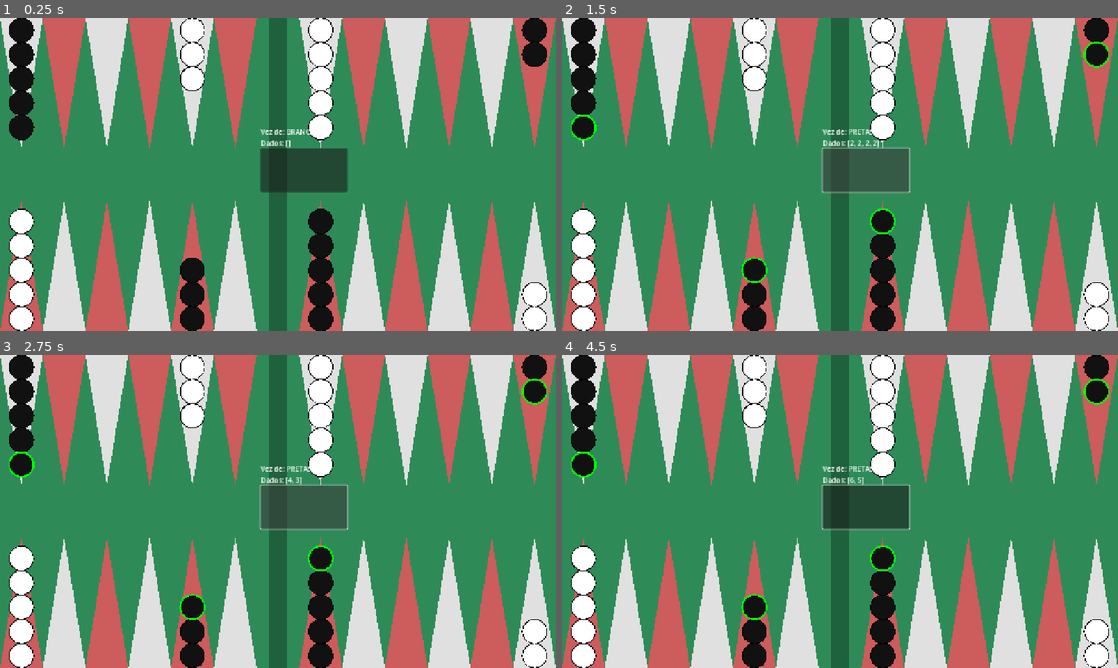
Above: before the commit, frames 1-4 (two rows, left to right).
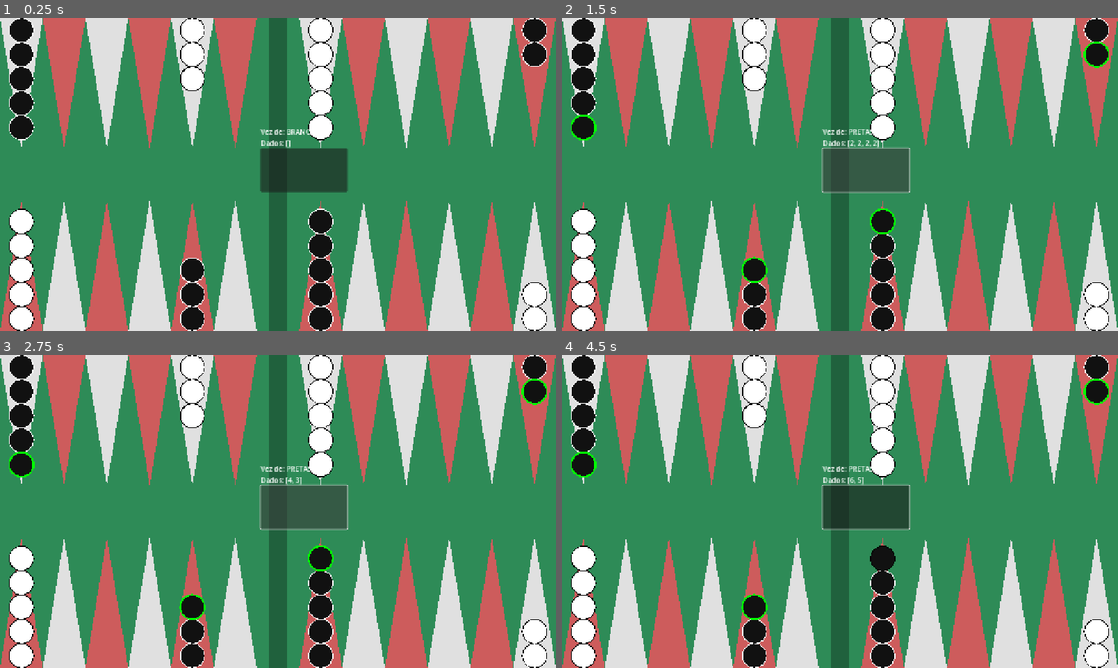
Above: after the commit, the same moments.

Repository: tiagostrey/backgammon-godot
Game: Godot game, scene res://main.tscn
Same seed, same stepped clock (60 frames per second), same inputs: the game is played once before the commit and once after it.
Inputs (mouse positions are in pixels of both pictures, inside the frame that each line leads up to):
- Up to frame 1 (0.25 s): no input
- Up to frame 2 (1.5 s): click (867, 171) at 0.5 s; click (867, 171) at 1.25 s
- Up to frame 3 (2.75 s): click (305, 508) at 2 s
- Up to frame 4 (4.5 s): tap Enter at 2.75, 4.25 s; move the mouse to (962, 495) at 2.77 s; click (962, 495) at 2.92 s; tap Space at 3.5 s; move the mouse to (728, 527) at 3.52 s; click (728, 527) at 3.67 s; move the mouse to (895, 442) at 4.27 s; click (895, 442) at 4.42 s

The runs differ from the first frame. In frame 1, 0.5% of the frame differs, in the area x 1-99%, y 0-100%; in frame 2, 0.4%; in frame 3, 0.4%; in frame 4, 0.5%.

Commit message:
Valida destino para autorizar seleção das peças e bloqueia casass enquanto houver peças na barra

Diff:
--- a/main.gd
+++ b/main.gd
@@ -1,13 +1,14 @@
 extends Node2D
 
 # --- CONFIGURAÇÕES VISUAIS ---
-const COR_FUNDO = Color("#2e8b57")
-const COR_TRIANGULO_1 = Color("#e0e0e0")
-const COR_TRIANGULO_2 = Color("#cd5c5c")
+const COR_FUNDO = Color("#2e8b57") # Verde Feltro
+const COR_TRIANGULO_1 = Color("#e0e0e0") # Cinza Claro
+const COR_TRIANGULO_2 = Color("#cd5c5c") # Vermelho Indiano
 const COR_BRANCAS = Color("#ffffff")
 const COR_PRETAS = Color("#111111")
-const COR_MOVEL = Color("#00FF00")   # Verde Neon
-
+const COR_MOVEL = Color("#00FF00")   # Verde Neon (Dica/Seleção)
+
+# Medidas (Baseado na tela 1280x720)
 const LARGURA_CASA = 1280.0 / 13.0
 const ALTURA_CASA = 720.0 * 0.4
 const RAIO_PECA = 28.0
@@ -15,10 +16,10 @@
 # --- ESTADO DO JOGO ---
 var board: Array[int] = []
 var dados_disponiveis: Array[int] = []
-var casa_selecionada: int = -1
+var casa_selecionada: int = -1 # -1 = Nenhuma, 99 = Barra
 var turno_atual: int = 1 # 1 = Brancas, -1 = Pretas
 
-# Novas Variáveis para a BARRA (Peças comidas)
+# Peças comidas (Barra)
 var bar_brancas: int = 0
 var bar_pretas: int = 0
 
@@ -31,15 +32,18 @@
 func iniciar_tabuleiro():
 	board.resize(24)
 	board.fill(0)
+
+	# Setup Inicial Padrão
 	board[0] = 2; board[11] = 5; board[16] = 3; board[18] = 5
 	board[23] = -2; board[12] = -5; board[7] = -3; board[5] = -5
 
-	# Reseta a barra
 	bar_brancas = 0
 	bar_pretas = 0
 
 	turno_atual = 1
 	dados_disponiveis = []
+	casa_selecionada = -1
+
 	queue_redraw()
 
 func _input(event):
@@ -48,14 +52,20 @@
 
 func detectar_casa_clicada(pos_mouse: Vector2):
 	var coluna_visual = int(pos_mouse.x / LARGURA_CASA)
-	if coluna_visual == 6: return # Clicou na barra (visualmente)
-
+
+	# 1. Detecta clique na Barra Central (Coluna 6 visualmente)
+	if coluna_visual == 6:
+		gerenciar_clique(99) # 99 é o código da Barra
+		return
+
+	# 2. Ajusta coluna para pular a barra no cálculo do índice
 	var coluna_ajustada = coluna_visual
 	if coluna_visual > 6: coluna_ajustada -= 1
 
 	var eh_topo = pos_mouse.y < (720 / 2)
 	var indice = -1
 
+	# 3. Calcula índice do array (0-23)
 	if eh_topo: indice = 12 + coluna_ajustada
 	else:       indice = 11 - coluna_ajustada
 
@@ -63,27 +73,56 @@
 		gerenciar_clique(indice)
 
 func gerenciar_clique(indice: int):
+	# Verifica se tem alguém preso na barra da cor atual
+	var tem_peca_na_barra = (turno_atual == 1 and bar_brancas > 0) or (turno_atual == -1 and bar_pretas > 0)
+
 	# CENÁRIO 1: Nada selecionado -> Tenta SELECIONAR
 	if casa_selecionada == -1:
-		if board[indice] != 0 and sign(board[indice]) == turno_atual:
+
+		# A. OBRIGAÇÃO DE SAIR DA BARRA
+		if tem_peca_na_barra:
+			if indice == 99:
+				if dados_disponiveis.size() > 0:
+					# Verifica se é possível sair (se não está bloqueado)
+					var destinos = calcular_destinos_validos(99)
+					if destinos.size() > 0:
+						casa_selecionada = 99
+						print("Selecionou a BARRA para entrar.")
+					else:
+						print("Bloqueado! Casas de entrada estão fechadas.")
+				else:
+					print("Role os dados para sair da barra.")
+			else:
+				print("MOVIMENTO ILEGAL: Você tem peças na barra! Clique no centro.")
+			queue_redraw()
+			return
+
+		# B. SELEÇÃO NORMAL (Só se não tiver peça na barra)
+		# Verifica se clicou numa casa válida, com peça da cor certa
+		if indice != 99 and board[indice] != 0 and sign(board[indice]) == turno_atual:
 			if dados_disponiveis.size() > 0:
-				casa_selecionada = indice
+				# Verifica se a peça tem movimentos possíveis antes de deixar selecionar
+				var destinos = calcular_destinos_validos(indice)
+				if destinos.size() > 0:
+					casa_selecionada = indice
+					print("Selecionou casa ", indice)
+				else:
+					print("Peça bloqueada! Não há movimentos válidos.")
 			else:
 				print("Sem dados! Role os dados primeiro.")
-		else:
-			print("Não é sua vez ou casa vazia.")
 
 	# CENÁRIO 2: Algo selecionado -> Tenta MOVER
 	else:
 		if casa_selecionada == indice:
-			casa_selecionada = -1 # Cancela
+			casa_selecionada = -1 # Cancela ao clicar na mesma peça
 		else:
-			var movimentos = calcular_destinos_validos(casa_selecionada)
-			if indice in movimentos:
+			# Verifica se o clique foi num destino válido
+			var destinos = calcular_destinos_validos(casa_selecionada)
+			if indice in destinos:
 				mover_peca(casa_selecionada, indice)
 				casa_selecionada = -1
 			else:
-				casa_selecionada = -1
+				casa_selecionada = -1 # Cancela se clicar em lugar inválido
 
 	queue_redraw()
 
@@ -91,103 +130,148 @@
 	var destinos = []
 	var direcao = 1 if turno_atual == 1 else -1
 
-	for valor_dado in dados_disponiveis:
-		var destino_potencial = origem + (valor_dado * direcao)
-
-		if destino_potencial >= 0 and destino_potencial <= 23:
-			var qtd_destino = board[destino_potencial]
-
-			# REGRA DE MOVIMENTO + COMER:
-			# 1. Casa Vazia (0) -> Pode
-			# 2. Minha cor (sign == turno) -> Pode
-			# 3. Inimigo SOZINHO (abs == 1 e sign != turno) -> PODE COMER!
-			if qtd_destino == 0 or sign(qtd_destino) == turno_atual:
-				destinos.append(destino_potencial)
-			elif abs(qtd_destino) == 1 and sign(qtd_destino) != turno_atual:
-				destinos.append(destino_potencial) # Blot Inimigo detectado
+	# CASO ESPECIAL: Saindo da Barra (Origem 99)
+	if origem == 99:
+		for valor_dado in dados_disponiveis:
+			var destino_potencial = -1
+			if turno_atual == 1: # Brancas entram no 0-5 (baseado no dado)
+				destino_potencial = valor_dado - 1
+			else: # Pretas entram no 23-18
+				destino_potencial = 24 - valor_dado
+
+			validar_e_adicionar_destino(destinos, destino_potencial)
+
+	# CASO NORMAL: Movendo no Tabuleiro
+	else:
+		for valor_dado in dados_disponiveis:
+			var destino_potencial = origem + (valor_dado * direcao)
+			if destino_potencial >= 0 and destino_potencial <= 23:
+				validar_e_adicionar_destino(destinos, destino_potencial)
 
 	return destinos
+
+func validar_e_adicionar_destino(lista_destinos: Array, casa_alvo: int):
+	var qtd_destino = board[casa_alvo]
+
+	# Regra 1: Casa Vazia -> Pode
+	# Regra 2: Casa com peças minhas -> Pode
+	# Regra 3: Casa com APENAS 1 inimigo (Blot) -> Pode comer
+	if qtd_destino == 0 or sign(qtd_destino) == turno_atual:
+		lista_destinos.append(casa_alvo)
+	elif abs(qtd_destino) == 1 and sign(qtd_destino) != turno_atual:
+		lista_destinos.append(casa_alvo)
 
 func mover_peca(origem: int, destino: int):
 	var valor_peca = 1 if turno_atual == 1 else -1
 
-	# LÓGICA DE COMER (HIT)
-	# Se o destino não está vazio e tem sinal diferente, é um inimigo
+	# 1. PROCESSA HIT (Comer peça inimiga)
 	if board[destino] != 0 and sign(board[destino]) != turno_atual:
+		board[destino] = 0 # Zera a casa
+		if turno_atual == 1: bar_pretas += 1
+		else:                bar_brancas += 1
 		print("Comeu peça adversária!")
-		# Remove a peça inimiga do tabuleiro
-		board[destino] = 0
-		# Manda para a barra correta
-		if turno_atual == 1: # Eu sou branco, comi uma preta
-			bar_pretas += 1
-		else: # Eu sou preto, comi uma branca
-			bar_brancas += 1
-
-	# Movimento Padrão
-	board[origem] -= valor_peca
+
+	# 2. REMOVE DA ORIGEM
+	if origem == 99:
+		if turno_atual == 1: bar_brancas -= 1
+		else:                bar_pretas -= 1
+	else:
+		board[origem] -= valor_peca
+
+	# 3. ADICIONA NO DESTINO
 	board[destino] += valor_peca
 
-	# Consome Dado
-	var distancia = abs(destino - origem)
+	# 4. CONSOME O DADO
+	var distancia = 0
+	if origem == 99:
+		if turno_atual == 1: distancia = destino + 1
+		else:                distancia = 24 - destino
+	else:
+		distancia = abs(destino - origem)
+
 	if distancia in dados_disponiveis:
-		dados_disponiveis.erase(distancia)
+		dados_disponiveis.erase(distancia) # Remove apenas a primeira ocorrência
 
 	atualizar_interface()
 
 func rolar_dados():
+	# Passa a vez automaticamente se não houver dados (simplificação)
 	if dados_disponiveis.size() == 0:
 		turno_atual = -turno_atual
 
 	var d1 = randi_range(1, 6)
 	var d2 = randi_range(1, 6)
 
-	if d1 == d2:
-		dados_disponiveis = [d1, d1, d1, d1]
-	else:
-		dados_disponiveis = [d1, d2]
+	if d1 == d2: dados_disponiveis = [d1, d1, d1, d1] # Duplo
+	else:        dados_disponiveis = [d1, d2]
 
 	atualizar_interface()
 	queue_redraw()
 
 func atualizar_interface():
 	if has_node("LblResultado"):
-		var nome_jogador = "BRANCAS" if turno_atual == 1 else "PRETAS"
-		var texto = "Vez de: " + nome_jogador + "\nDados: " + str(dados_disponiveis)
-		$LblResultado.text = texto
-
-# --- DESENHO ---
+		var nome = "BRANCAS" if turno_atual == 1 else "PRETAS"
+		$LblResultado.text = "Vez de: " + nome + "\nDados: " + str(dados_disponiveis)
+
+# --- SISTEMA DE DESENHO ---
 func _draw():
 	draw_rect(Rect2(0, 0, 1280, 720), COR_FUNDO)
 
-	# 1. Desenha a BARRA (Corredor Central)
+	# Linha da Barra Central
 	var centro_x = 1280.0 / 2.0
 	draw_line(Vector2(centro_x, 0), Vector2(centro_x, 720), Color(0, 0, 0, 0.3), 40.0)
 
-	# Desenha peças na barra
+	# Desenha peças presas na barra
 	desenhar_pecas_na_barra()
 
-	# 2. Desenha Casas e Peças Normais
+	# Calcula destinos para desenhar contornos
 	var destinos_validos = []
 	if casa_selecionada != -1:
 		destinos_validos = calcular_destinos_validos(casa_selecionada)
 
+	# Desenha o tabuleiro
 	for i in range(24):
 		desenhar_casa(i, destinos_validos)
 
 func desenhar_pecas_na_barra():
 	var centro_x = 1280.0 / 2.0
 
-	# Desenha Brancas (Geralmente no topo ou centro)
+	# Peças Brancas (Barra)
 	for i in range(bar_brancas):
 		var pos = Vector2(centro_x, 200 + (i * RAIO_PECA * 2.5))
-		draw_circle(pos, RAIO_PECA, COR_BRANCAS)
-		draw_arc(pos, RAIO_PECA, 0, 360, 32, Color.BLACK, 2.0)
-
-	# Desenha Pretas
+		var cor = COR_BRANCAS
+		if casa_selecionada == 99 and turno_atual == 1 and i == bar_brancas - 1:
+			cor = COR_MOVEL
+
+		draw_circle(pos, RAIO_PECA, cor)
+
+		# Dica visual (Anel Verde) na barra
+		var pode_sair = calcular_destinos_validos(99).size() > 0
+		if turno_atual == 1 and casa_selecionada == -1 and dados_disponiveis.size() > 0 and i == bar_brancas - 1:
+			if pode_sair:
+				draw_arc(pos, RAIO_PECA, 0, 360, 32, COR_MOVEL, 4.0)
+			else:
+				draw_arc(pos, RAIO_PECA, 0, 360, 32, Color.RED, 2.0) # Bloqueado
+		else:
+			draw_arc(pos, RAIO_PECA, 0, 360, 32, Color.BLACK, 2.0)
+
+	# Peças Pretas (Barra)
 	for i in range(bar_pretas):
 		var pos = Vector2(centro_x, 520 - (i * RAIO_PECA * 2.5))
-		draw_circle(pos, RAIO_PECA, COR_PRETAS)
-		draw_arc(pos, RAIO_PECA, 0, 360, 32, Color.WHITE, 2.0) # Borda branca para ver no fundo escuro
+		var cor = COR_PRETAS
+		if casa_selecionada == 99 and turno_atual == -1 and i == bar_pretas - 1:
+			cor = COR_MOVEL
+
+		draw_circle(pos, RAIO_PECA, cor)
+
+		var pode_sair = calcular_destinos_validos(99).size() > 0
+		if turno_atual == -1 and casa_selecionada == -1 and dados_disponiveis.size() > 0 and i == bar_pretas - 1:
+			if pode_sair:
+				draw_arc(pos, RAIO_PECA, 0, 360, 32, COR_MOVEL, 4.0)
+			else:
+				draw_arc(pos, RAIO_PECA, 0, 360, 32, Color.RED, 2.0) # Bloqueado
+		else:
+			draw_arc(pos, RAIO_PECA, 0, 360, 32, Color.WHITE, 2.0)
 
 func desenhar_casa(indice: int, destinos_validos: Array):
 	var eh_topo = (indice >= 12)
@@ -200,6 +284,7 @@
 	var pos_y_base = 0 if eh_topo else 720
 	var pos_y_ponta = 300 if eh_topo else 420
 
+	# Triângulos
 	var cor_triangulo = COR_TRIANGULO_1 if indice % 2 == 0 else COR_TRIANGULO_2
 	var pontos = PackedVector2Array([
 		Vector2(pos_x - LARGURA_CASA/2, pos_y_base),
@@ -208,15 +293,12 @@
 	])
 	draw_colored_polygon(pontos, cor_triangulo)
 
+	# Contorno Verde (Destino)
 	if indice in destinos_validos:
-		var pontos_contorno = PackedVector2Array([
-			Vector2(pos_x - LARGURA_CASA/2, pos_y_base),
-			Vector2(pos_x, pos_y_ponta),
-			Vector2(pos_x + LARGURA_CASA/2, pos_y_base),
-			Vector2(pos_x - LARGURA_CASA/2, pos_y_base)
-		])
+		var pontos_contorno = PackedVector2Array([pontos[0], pontos[2], pontos[1], pontos[0]])
 		draw_polyline(pontos_contorno, COR_MOVEL, 3.0)
 
+	# Peças
 	var qtd = board[indice]
 	if qtd != 0:
 		var cor_p = COR_BRANCAS if qtd > 0 else COR_PRETAS
@@ -228,15 +310,26 @@
 			var centro = Vector2(pos_x, pos_y_base + off_y)
 
 			var cor_atual = cor_p
+			# Se selecionado e for a peça do topo
 			if indice == casa_selecionada and p == num_pecas - 1:
 				cor_atual = COR_MOVEL
 
 			draw_circle(centro, RAIO_PECA, cor_atual)
 
+			# --- ANEL VERDE (Dica de Movimento) ---
 			var eh_minha_vez = sign(qtd) == turno_atual
 			var tenho_dados = dados_disponiveis.size() > 0
-
-			if p == num_pecas - 1 and casa_selecionada == -1 and eh_minha_vez and tenho_dados:
-				draw_arc(centro, RAIO_PECA, 0, 360, 32, COR_MOVEL, 4.0)
-			else:
-				draw_arc(centro, RAIO_PECA, 0, 360, 32, Color.BLACK, 2.0)
+			var preso_na_barra = (turno_atual == 1 and bar_brancas > 0) or (turno_atual == -1 and bar_pretas > 0)
+			var eh_topo_pilha = (p == num_pecas - 1)
+
+			if not preso_na_barra and eh_topo_pilha and casa_selecionada == -1 and eh_minha_vez and tenho_dados:
+				# Só acende se tiver movimentos reais (Correção do Bloqueio)
+				var movimentos_desta_peca = calcular_destinos_validos(indice)
+				if movimentos_desta_peca.size() > 0:
+					draw_arc(centro, RAIO_PECA, 0, 360, 32, COR_MOVEL, 4.0)
+				else:
+					# Opcional: Anel vermelho para indicar bloqueio
+					draw_arc(centro, RAIO_PECA, 0, 360, 32, Color.BLACK, 2.0)
+			else:
+				var cor_borda = Color.BLACK if cor_p == COR_BRANCAS else Color.WHITE
+				draw_arc(centro, RAIO_PECA, 0, 360, 32, cor_borda, 2.0)
